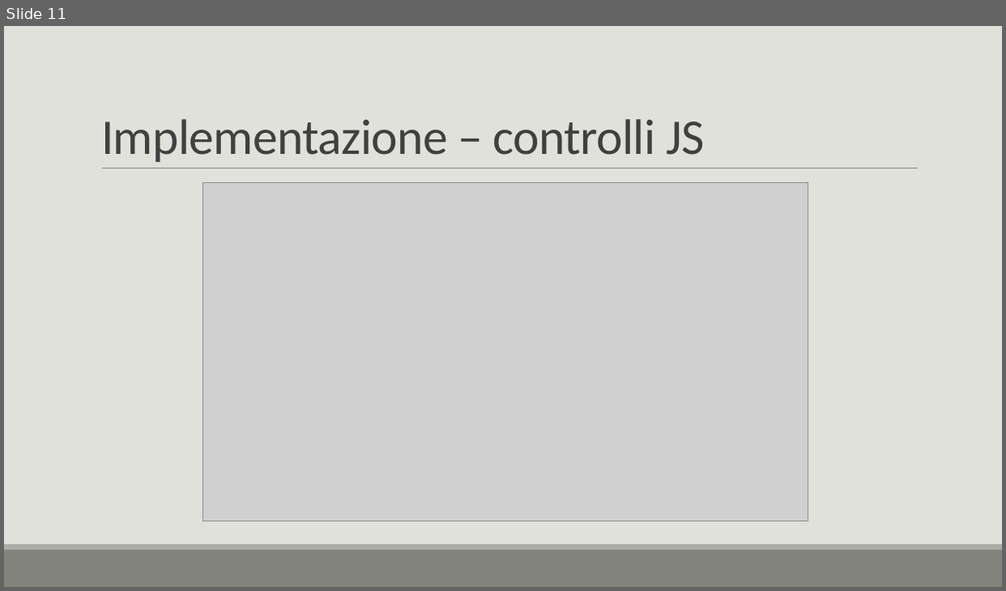
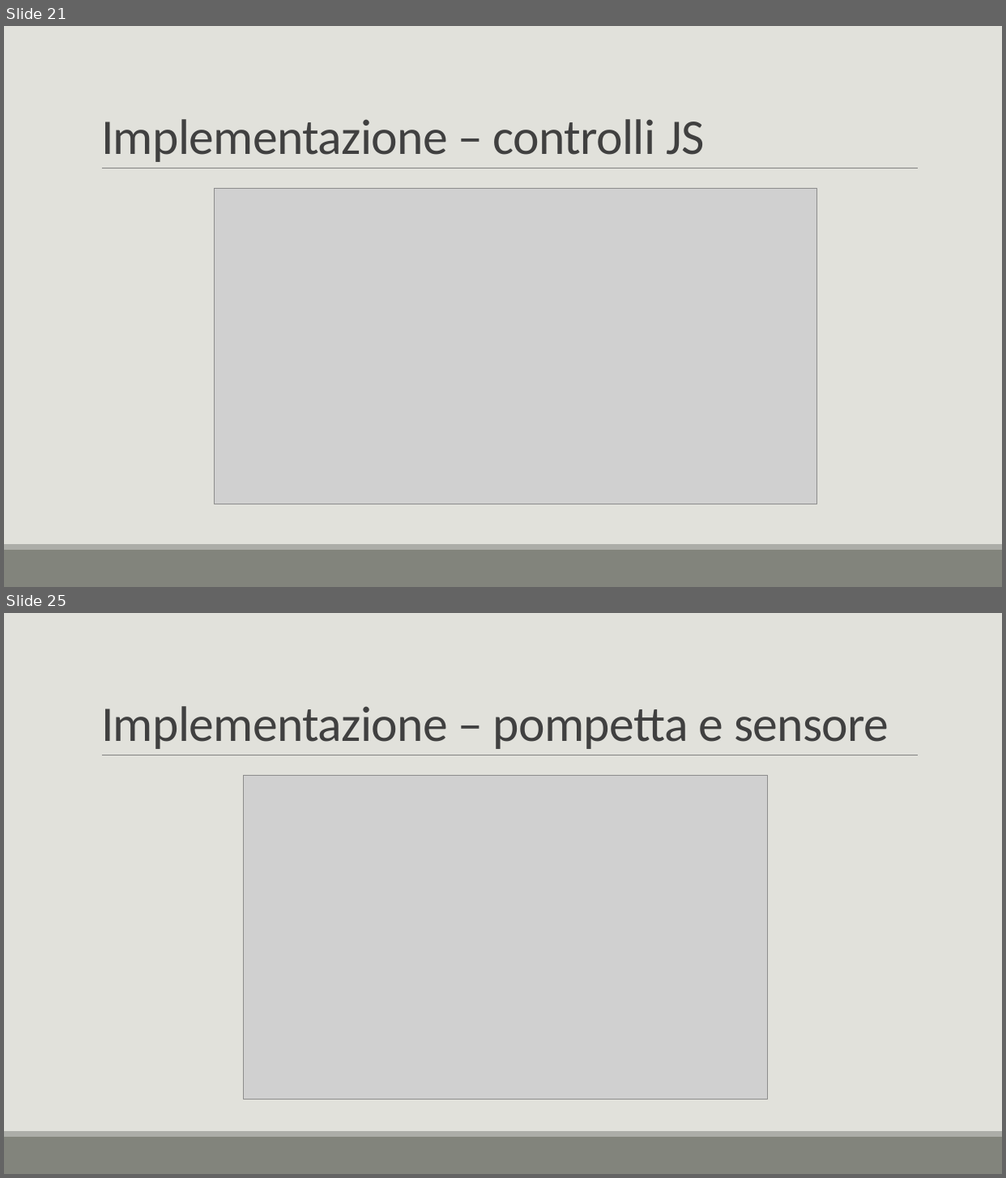
Before and after one commit to DavideSAMT/Progetto_CodiceMorse, a slide deck: Documentazione/Presentazione/CodiceMorse.pptx. Shown one above the other, each under a label of ours: slide 11 before the commit, slides 21 and 25 after it; the slides between them are not shown. The pictures are 1006x591 and 1006x1178 pixels, drawn with LibreOffice and Linux fonts; fonts in the diff are those of the drawing; grey boxes stand for pictures. Boxes give left, top, right and bottom in pixels: in the first picture for what was removed or moved away, otherwise in the second. Text is boxed around its words. In the diff, an @@ line names an element or a change of style, - is before the commit and + after.

```diff
--- a/Documentazione/Presentazione/CodiceMorse.pptx
+++ b/Documentazione/Presentazione/CodiceMorse.pptx
@@ slide 25 added at [4, 613, 1002, 1174], background #E1E1DB; not listed: 3 template elements that a slide beside it also shows @@
@@ title added at [101, 706, 889, 749], 48 pt, text #404040 @@
+Implementazione – pompetta e sensore
@@ picture added at [244, 776, 768, 1100] @@
@@ what was slide 11 is now slide 21 @@
@@ slide 21 changed as well @@
@@ picture: place and size @@
-picture at [202, 183, 808, 522]
+picture at [215, 189, 817, 506]
```
Also in this commit, not shown: 10 other slides changed, 20 other slides added, 6 slides removed.
